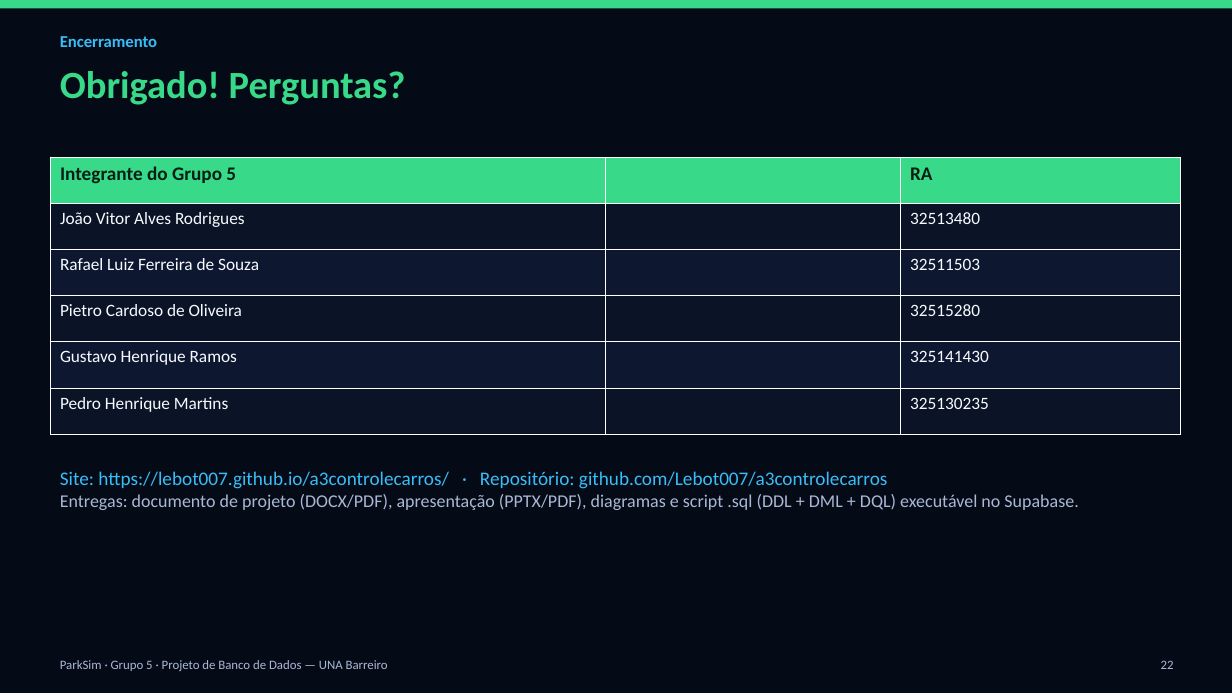
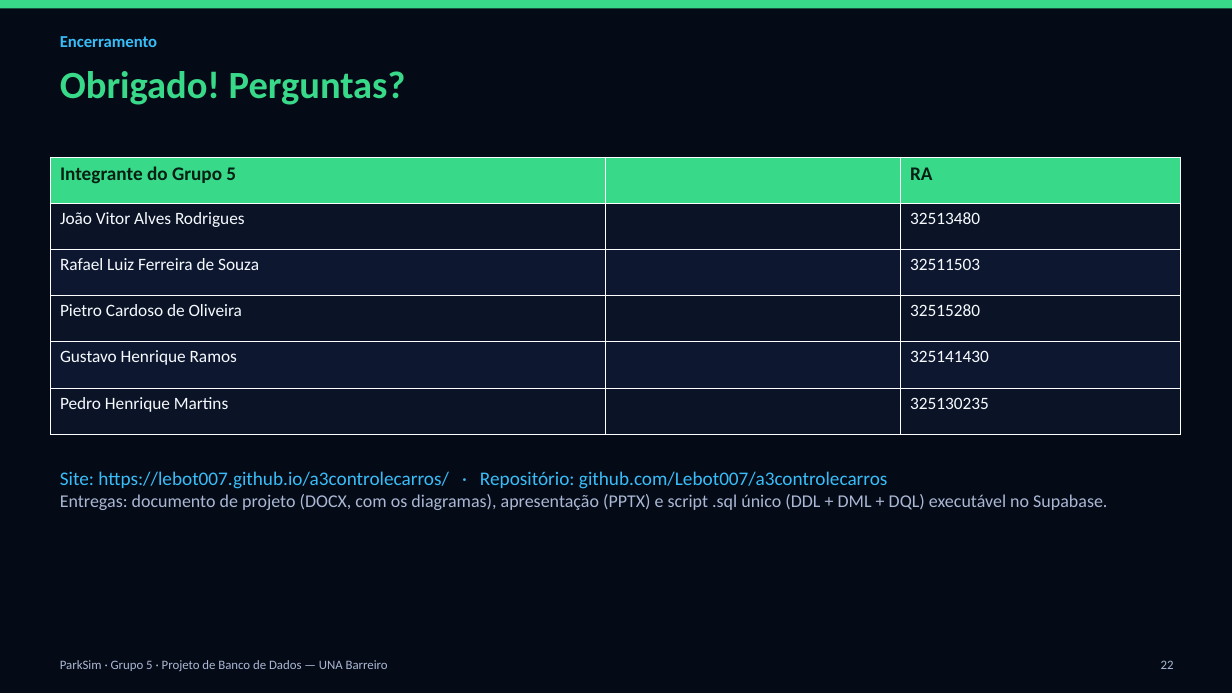
Before and after one commit to Lebot007/a3controlecarros, a slide deck: slide 22 of entrega/ParkSim_A3_Apresentacao.pptx. Drawn at 1232x693 pixels with LibreOffice and Linux fonts; fonts in the diff are those of the drawing. Boxes give left, top, right and bottom in pixels: in the first picture for what was removed or moved away, otherwise in the second. Text is boxed around its words. In the diff, an @@ line names an element or a change of style, - is before the commit and + after.

Commit message:
Atualiza documento e apresentacao finais da A3
- documento: Apendice A sincronizado com o script unico; Apendice B
  (migragem separada) removido e Apendice C renomeado para B; sumario e
  referencias cruzadas ajustados;
- apresentacao: slide de encerramento com as entregas reais (DOCX, PPTX e
  .sql unico) e trigger BEFORE INSERT OR UPDATE no slide de DDL.

```diff
--- a/entrega/ParkSim_A3_Apresentacao.pptx
+++ b/entrega/ParkSim_A3_Apresentacao.pptx
@@ text at [60, 494, 1107, 510]: text changed @@
-Entregas: documento de projeto (DOCX/PDF), apresentação (PPTX/PDF), diagramas e script .sql (DDL + DML + DQL) executável no Supabase.
+Entregas: documento de projeto (DOCX, com os diagramas), apresentação (PPTX) e script .sql único (DDL + DML + DQL) executável no Supabase.
```
Also in this commit, not shown: 1 other slide changed, 1 other file.
